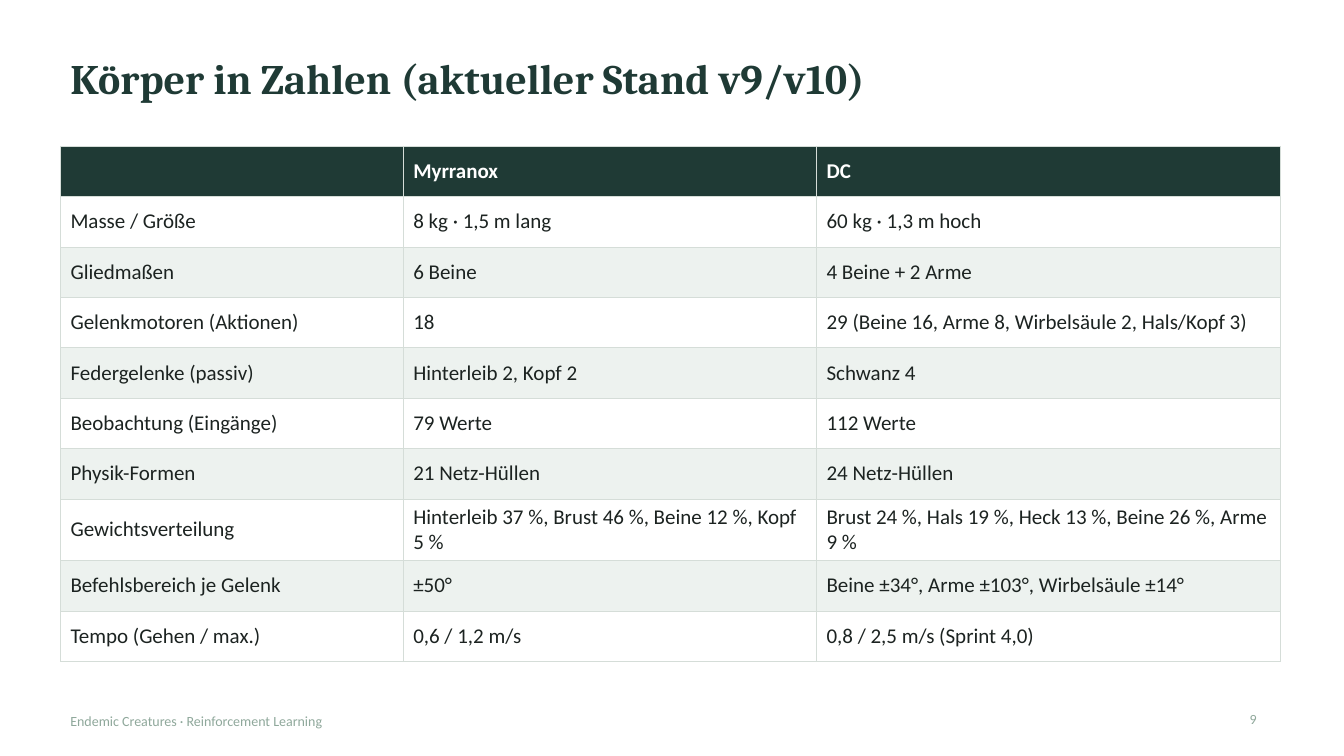
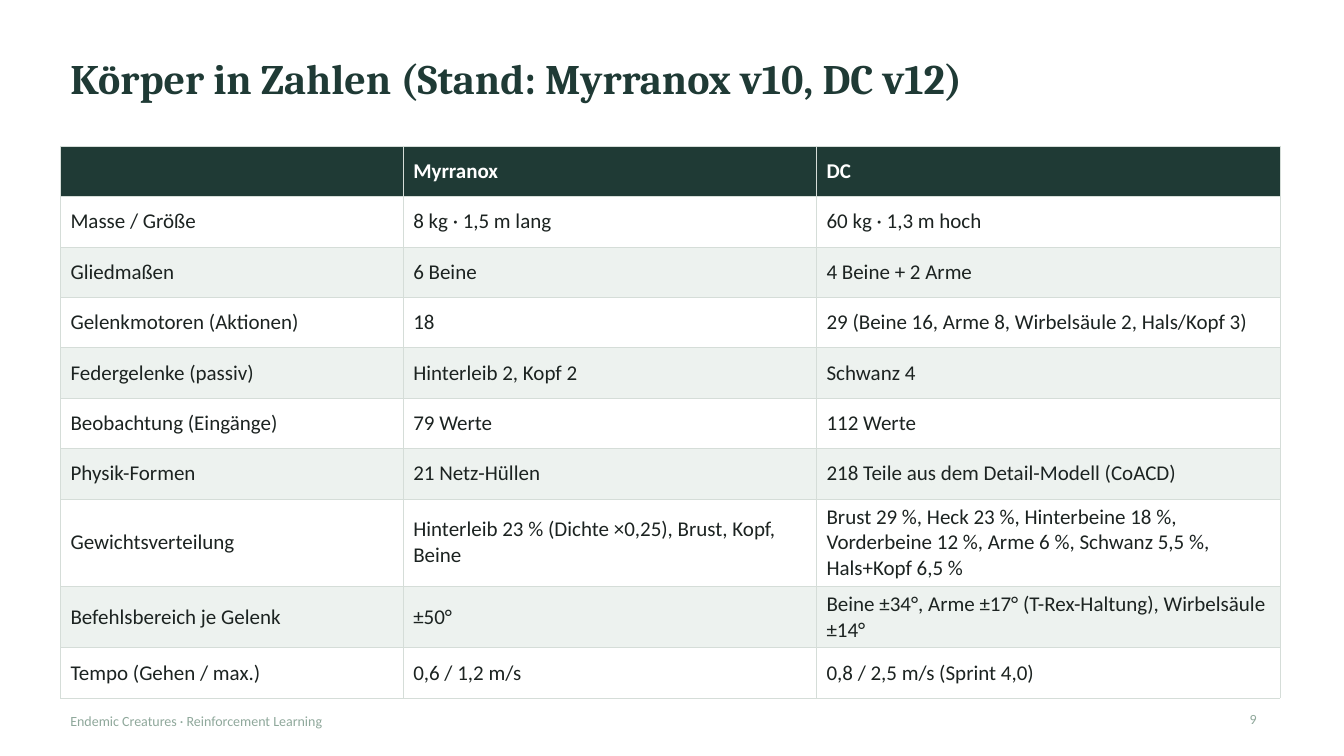
Before and after one commit to xTh0masx/Reinforcement_Learning_Creature, a slide deck: slide 9 of docs/presentation/Endemic_Creatures_RL.pptx. Drawn at 1344x756 pixels with LibreOffice and Linux fonts; fonts in the diff are those of the drawing. Boxes give left, top, right and bottom in pixels: in the first picture for what was removed or moved away, otherwise in the second. Text is boxed around its words. In the diff, an @@ line names an element or a change of style, - is before the commit and + after.

```diff
--- a/docs/presentation/Endemic_Creatures_RL.pptx
+++ b/docs/presentation/Endemic_Creatures_RL.pptx
@@ title at box(70, 63, 962, 104): text changed @@
-Körper in Zahlen (aktueller Stand v9/v10)
+Körper in Zahlen (Stand: Myrranox v10, DC v12)
@@ table at box(60, 146, 1280, 688) @@
-row 7, column 3: 24 Netz-Hüllen
+row 7, column 3: 218 Teile aus dem Detail-Modell (CoACD)
-row 8, column 2: Hinterleib 37 %, Brust 46 %, Beine 12 %, Kopf 5 %
+row 8, column 2: Hinterleib 23 % (Dichte ×0,25), Brust, Kopf, Beine
-row 8, column 3: Brust 24 %, Hals 19 %, Heck 13 %, Beine 26 %, Arme 9 %
+row 8, column 3: Brust 29 %, Heck 23 %, Hinterbeine 18 %, Vorderbeine 12 %, Arme 6 %, Schwanz 5,5 %, Hals+Kopf 6,5 %
-row 9, column 3: Beine ±34°, Arme ±103°, Wirbelsäule ±14°
+row 9, column 3: Beine ±34°, Arme ±17° (T-Rex-Haltung), Wirbelsäule ±14°
```
Also in this commit, not shown: 18 other slides changed, 8 slides added, 7 other files.
